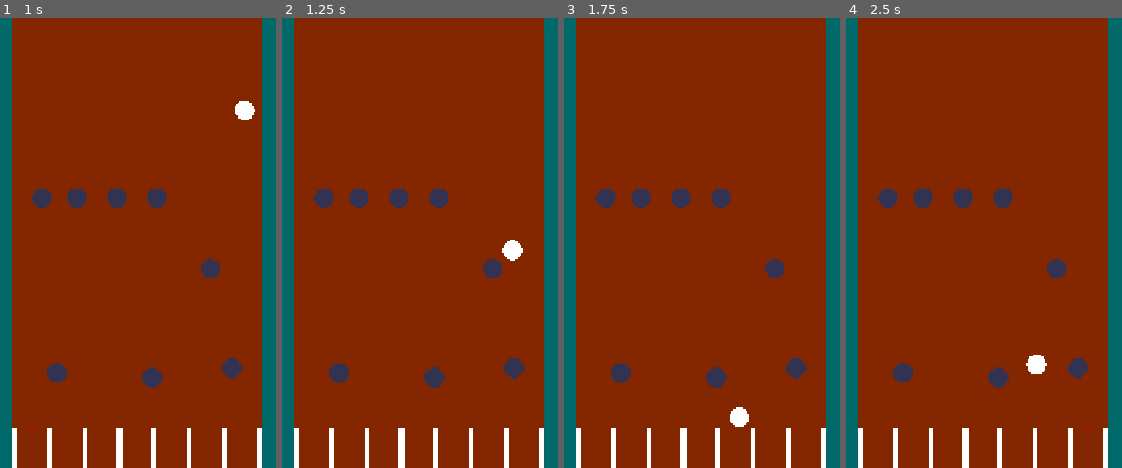
Above: before the commit, frames 1-4 (left to right).
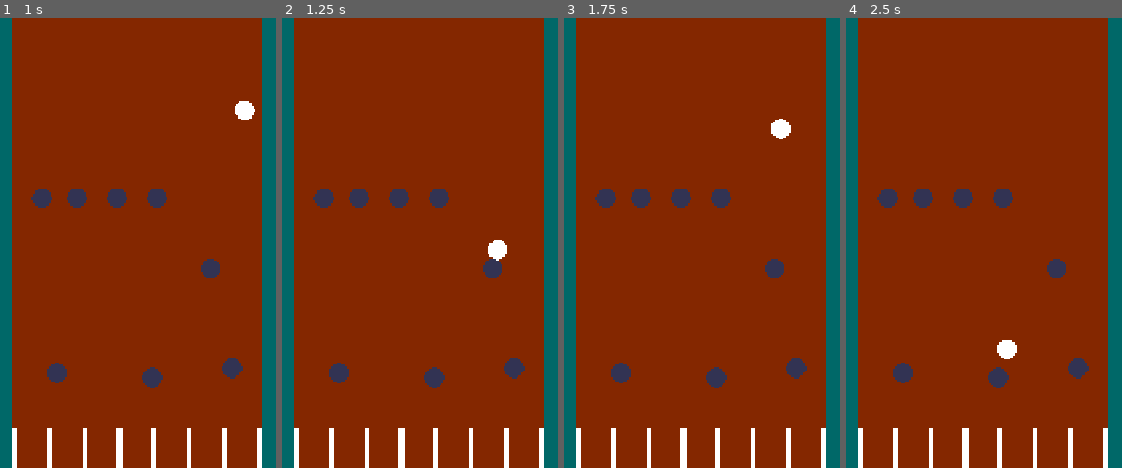
Above: after the commit, the same moments.

Repository: BenjaminVincent/jam-2
Game: Godot game, scene res://scenes/game.tscn
Two runs of this game, one before a commit and one after it. Both use one fixed random seed, a clock stepped at 60 frames per second and the inputs below.
Inputs:
- Up to frame 1 (1 s): tap Enter at 0.5 s; hold Right (ui_right) from 0.53 s (still down); tap Space (LAUNCH) at 0.6 s
- Up to frame 2 (1.25 s): keep holding Right (ui_right)
- Up to frame 3 (1.75 s): release Right (ui_right) at 1.28 s; hold Left (ui_left) from 1.28 s (still down); tap Space (LAUNCH) at 1.35 s
- Up to frame 4 (2.5 s): release Left (ui_left) at 2.03 s; hold Right (ui_right) from 2.03 s (still down); tap Space (LAUNCH) at 2.1 s

Frame 1 is identical in both runs. In frame 2, 0.4% of the frame differs, in the area x 74-88%, y 49-54%; in frame 3, 0.5%, in the area x 60-83%, y 22-91%; in frame 4, 0.5%.

Commit message:
fixed boundary positions

Diff:
--- a/scenes/game.tscn
+++ b/scenes/game.tscn
@@ -23,11 +23,11 @@
 [node name="Player" parent="." unique_id=1140346773 instance=ExtResource("2_yqjtg")]
 
 [node name="BoundaryLeft" parent="." unique_id=2131543913 instance=ExtResource("3_lnu2h")]
-position = Vector2(426, 0)
+position = Vector2(440, 0)
 rotation = 1.5707964
 
 [node name="BoundaryRight" parent="." unique_id=785699623 instance=ExtResource("3_lnu2h")]
-position = Vector2(852, 0)
+position = Vector2(840, 0)
 rotation = -1.5707964
 
 [node name="BoundaryFloor" parent="." unique_id=151637124 instance=ExtResource("3_lnu2h")]
